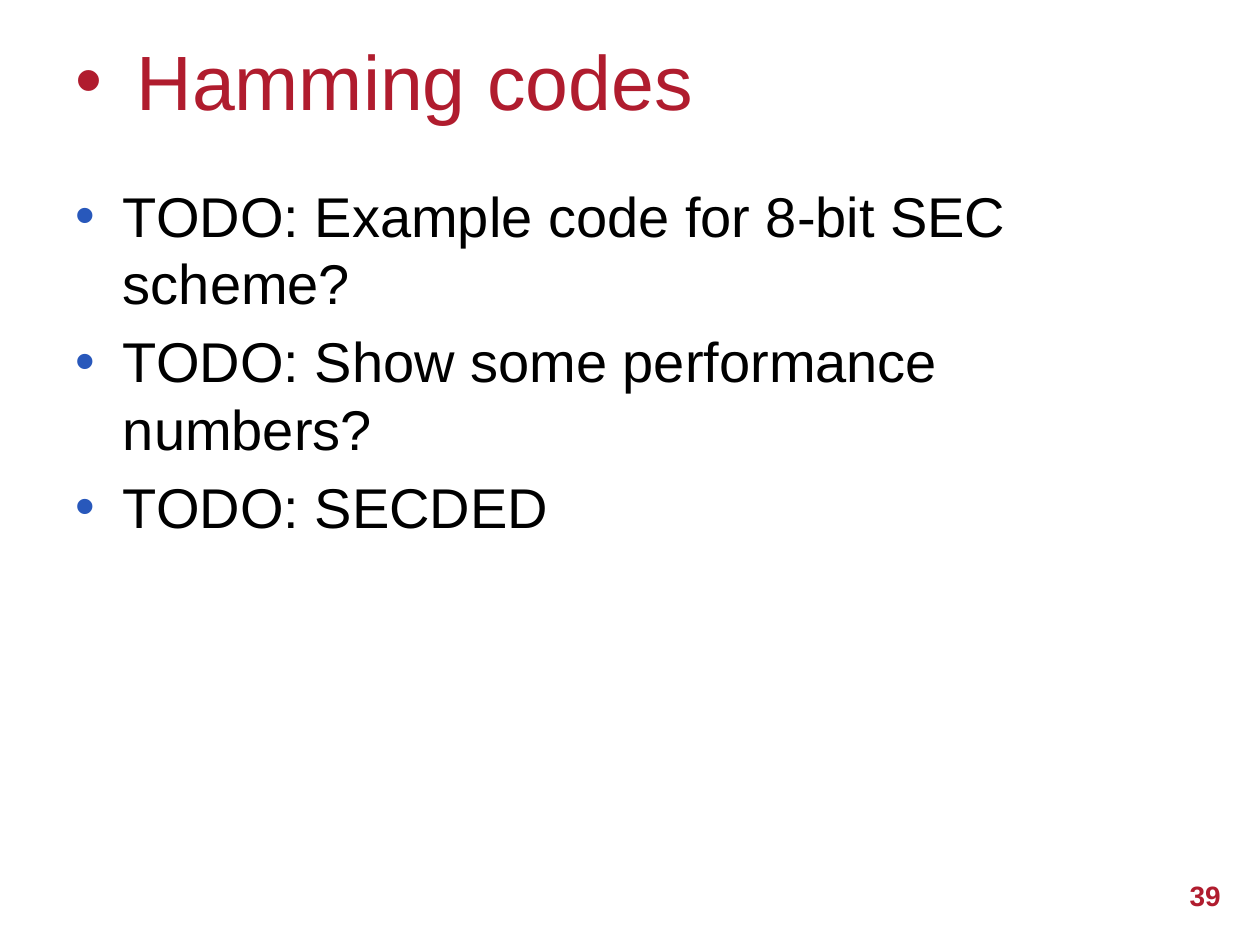
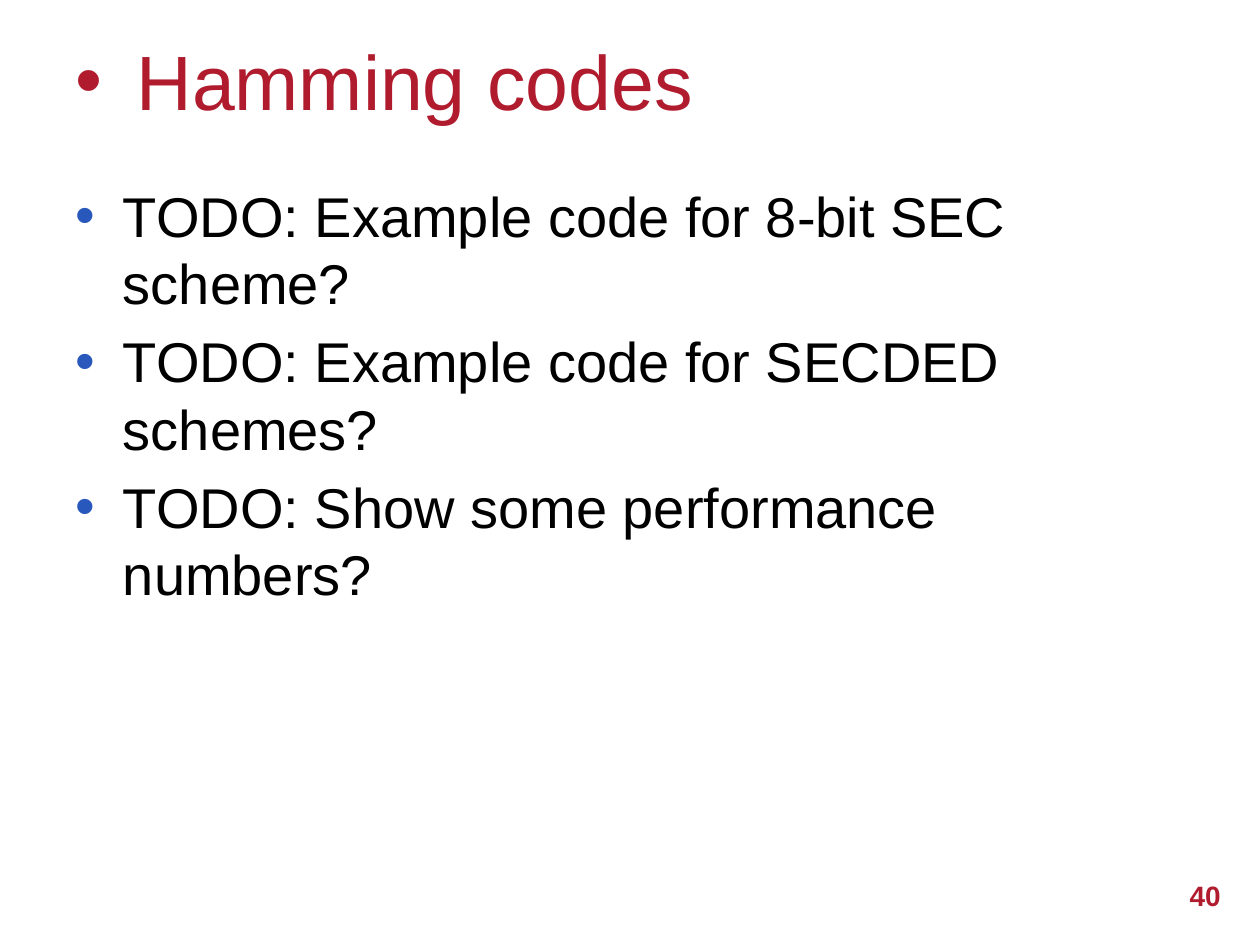
Before and after one commit to UoB-HPC/abft-training, a slide deck: slide 40 of abft-training.pptx (slide 39 before the commit). Drawn at 1260x945 pixels with LibreOffice and Linux fonts; fonts in the diff are those of the drawing; background and template pictures are left out. Boxes give left, top, right and bottom in pixels: in the first picture for what was removed or moved away, otherwise in the second. Text is boxed around its words. In the diff, an @@ line names an element or a change of style, - is before the commit and + after.

Commit message:
Add slide describing SECDED

```diff
--- a/abft-training.pptx
+++ b/abft-training.pptx
@@ text at (x1=123, y1=341, x2=999, y2=451): paragraph added @@
+• TODO: Example code for SECDED schemes?
@@ text at (x1=123, y1=489, x2=548, y2=529): paragraph removed @@
-• TODO: SECDED
@@ page number at (x1=1190, y1=886, x2=1221, y2=907): text changed @@
-39
+40
```
Also in this commit, not shown: 3 other slides changed, 1 slide added.
